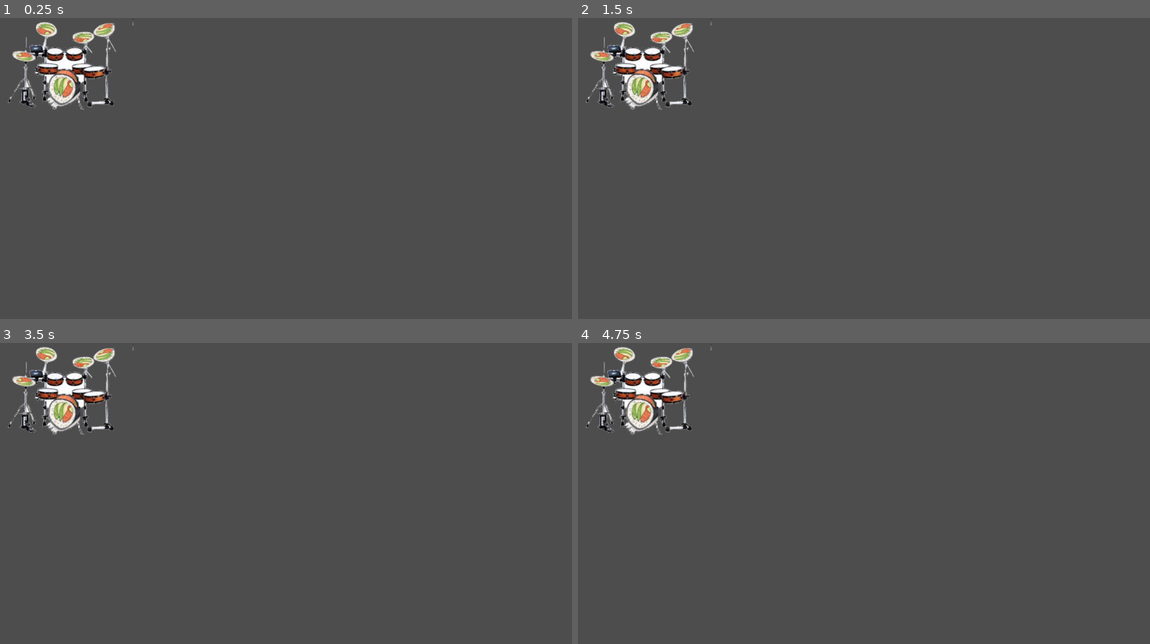
Above: before the commit, frames 1-4 (two rows, left to right).
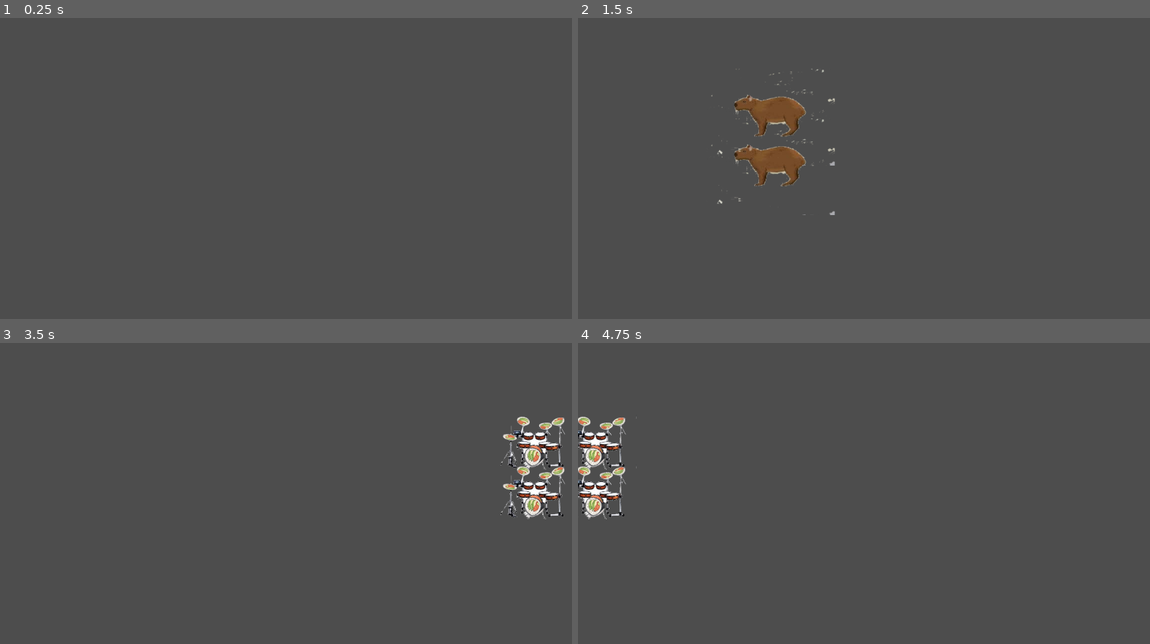
Above: after the commit, the same moments.

Repository: lorh4n/GanaJam
Game: Godot game, scene res://animations/objetos/test.tscn
Same seed, same stepped clock (60 frames per second), same inputs: the game is played once before the commit and once after it. This scene is started directly instead of the project's main scene.
Inputs:
- Up to frame 1 (0.25 s): no input
- Up to frame 2 (1.5 s): tap Enter (ui_accept) at 0.5, 0.77 s; hold Right (ui_right) from 0.53 s (still down)
- Up to frame 3 (3.5 s): tap Enter (ui_accept) at 1.52, 2.75, 3.02 s; release Right (ui_right) at 2.03 s; hold Left (ui_left) 2.03-2.78 s; hold Right (ui_right) from 2.78 s (still down)
- Up to frame 4 (4.75 s): tap Enter (ui_accept) at 3.77, 4.52 s; release Right (ui_right) at 4.28 s; hold Left (ui_left) from 4.28 s (still down)

The runs differ from the first frame. In frame 1, 2.4% of the frame differs, in the area x 1-24%, y 1-31%; in frame 2, 4.5%, in the area x 1-45%, y 1-66%; in frame 3, 4.2%; in frame 4, 3.9%.

Commit message:
History add

Diff:
--- a/snakewithrapadura/Scenes/NormalGame.tscn
+++ b/snakewithrapadura/Scenes/NormalGame.tscn
@@ -1,83 +1,11 @@
+[gd_scene load_steps=3 format=3 uid="uid://di2ovnknppthq"]
 
-[gd_scene load_steps=14 format=3 uid="uid://csbx5pbdwm3vu"]
+[ext_resource type="PackedScene" uid="uid://c35ndtonhbi62" path="res://Scenes/player.tscn" id="1_sm7en"]
+[ext_resource type="PackedScene" uid="uid://b4a2kummsd4x8" path="res://Scenes/game_controller.tscn" id="2_sm7en"]
 
-[ext_resource type="Script" uid="uid://ddu4tswvxe5fe" path="res://Scenes/player.gd" id="1_5x4x5"]
-[ext_resource type="Texture2D" uid="uid://cbu75ryxxij8c" path="res://assets/CobraAndando.png" id="1_fgljv"]
-[ext_resource type="PackedScene" uid="uid://dq3etdnral8sb" path="res://Scenes/background_controller.tscn" id="3_24vhe"]
-[ext_resource type="PackedScene" uid="uid://b4a2kummsd4x8" path="res://Scenes/game_controller.tscn" id="4_rqm4r"]
-[ext_resource type="Script" uid="uid://c25t3mc3so0ru" path="res://Scripts/spawner.gd" id="5_rqm4r"]
-[ext_resource type="Script" uid="uid://dompb5s6oukwi" path="res://Scripts/game_controller.gd" id="5_ybk2h"]
+[node name="Game" type="Node2D"]
 
-[sub_resource type="RectangleShape2D" id="RectangleShape2D_5x4x5"]
+[node name="Player" parent="." instance=ExtResource("1_sm7en")]
+position = Vector2(78, 49)
 
-[sub_resource type="Animation" id="Animation_fgljv"]
-resource_name = "Andar_da_Cobra"
-length = 5.0
-loop_mode = 1
-
-[sub_resource type="Animation" id="Animation_sm7en"]
-length = 0.001
-
-[sub_resource type="AnimationLibrary" id="AnimationLibrary_5x4x5"]
-_data = {
-&"Andar_da_Cobra": SubResource("Animation_fgljv"),
-&"RESET": SubResource("Animation_sm7en")
-}
-
-[sub_resource type="Animation" id="Animation_jujb6"]
-resource_name = "SpawnTimeline"
-length = 210.0
-tracks/0/type = "method"
-tracks/0/imported = false
-tracks/0/enabled = true
-tracks/0/path = NodePath("Node")
-tracks/0/interp = 1
-tracks/0/loop_wrap = true
-tracks/0/keys = {
-"times": PackedFloat32Array(3.13333),
-"transitions": PackedFloat32Array(1),
-"values": [{
-"args": [&"TIPO1", 0],
-"method": &"spawnar"
-}]
-}
-
-[sub_resource type="AnimationLibrary" id="AnimationLibrary_ybk2h"]
-_data = {
-&"SpawnTimeline": SubResource("Animation_jujb6")
-}
-
-
-[sub_resource type="RectangleShape2D" id="RectangleShape2D_24vhe"]
-size = Vector2(1196, 24.5)
-
-[node name="Node2D" type="Node2D"]
-
-[node name="Player" parent="." instance=ExtResource("1_24vhe")]
-position = Vector2(585, 508.09)
-
-[node name="BackgroundController" parent="." node_paths=PackedStringArray("game_controller") instance=ExtResource("3_24vhe")]
-game_controller = NodePath("../GameController")
-
-[node name="GameController" parent="." instance=ExtResource("4_rqm4r")]
-script = ExtResource("5_ybk2h")
-
-[node name="Spawner" type="AnimationPlayer" parent="GameController"]
-libraries = {
-&"": SubResource("AnimationLibrary_ybk2h")
-}
-
-[node name="Node" type="Node" parent="GameController"]
-script = ExtResource("5_rqm4r")
-
-[node name="CollisionUp" type="StaticBody2D" parent="."]
-
-[node name="CollisionShape2D" type="CollisionShape2D" parent="CollisionUp"]
-position = Vector2(594, 425)
-shape = SubResource("RectangleShape2D_24vhe")
-
-[node name="CollisionDown" type="StaticBody2D" parent="."]
-
-[node name="CollisionShape2D" type="CollisionShape2D" parent="CollisionDown"]
-position = Vector2(596, 635)
-shape = SubResource("RectangleShape2D_24vhe")
+[node name="GameController" parent="." instance=ExtResource("2_sm7en")]
--- a/snakewithrapadura/Scenes/game_controller.tscn
+++ b/snakewithrapadura/Scenes/game_controller.tscn
@@ -1,9 +1,7 @@
-
 [gd_scene load_steps=3 format=3 uid="uid://b4a2kummsd4x8"]
 
-[ext_resource type="Script" uid="uid://dbxv6necgs8xv" path="res://Scenes/game_controller.gd" id="1_nqxm2"]
+[ext_resource type="Script" path="res://Scenes/game_controller.gd" id="1_nqxm2"]
 [ext_resource type="AudioStream" uid="uid://8y5pgvlnhb6d" path="res://sound/MusicaPrincipal.mp3" id="2_kx2cw"]
-
 
 [node name="GameController" type="Node"]
 script = ExtResource("1_nqxm2")
--- /dev/null
+++ b/snakewithrapadura/Scenes/history.gd
@@ -0,0 +1,11 @@
+extends Control
+
+
+# Called when the node enters the scene tree for the first time.
+func _ready() -> void:
+	$Ani
+
+
+# Called every frame. 'delta' is the elapsed time since the previous frame.
+func _process(delta: float) -> void:
+	pass
--- /dev/null
+++ b/snakewithrapadura/Scenes/history.tscn
@@ -0,0 +1,49 @@
+[gd_scene load_steps=6 format=3 uid="uid://l2ihdh6n2hkr"]
+
+[ext_resource type="Script" uid="uid://dw3g1n7t674hb" path="res://Scenes/history.gd" id="1_pyrfq"]
+[ext_resource type="Texture2D" uid="uid://cjdl6os2mvdbv" path="res://assets/Testes/HistoryBg.jpg" id="2_oig27"]
+[ext_resource type="Texture2D" uid="uid://c5dco72eoiesb" path="res://assets/Testes/HistoryPaper.png" id="3_0uxmr"]
+
+[sub_resource type="Animation" id="Animation_d85y4"]
+resource_name = "History"
+tracks/0/type = "value"
+tracks/0/imported = false
+tracks/0/enabled = true
+tracks/0/path = NodePath("HistoryPaper:modulate")
+tracks/0/interp = 1
+tracks/0/loop_wrap = true
+tracks/0/keys = {
+"times": PackedFloat32Array(),
+"transitions": PackedFloat32Array(),
+"update": 0,
+"values": []
+}
+
+[sub_resource type="AnimationLibrary" id="AnimationLibrary_i534w"]
+_data = {
+&"History": SubResource("Animation_d85y4")
+}
+
+[node name="History" type="Control"]
+layout_mode = 3
+anchors_preset = 15
+anchor_right = 1.0
+anchor_bottom = 1.0
+grow_horizontal = 2
+grow_vertical = 2
+script = ExtResource("1_pyrfq")
+
+[node name="HistoryBg" type="Sprite2D" parent="."]
+position = Vector2(574.25, 331)
+scale = Vector2(0.385167, 0.315)
+texture = ExtResource("2_oig27")
+
+[node name="HistoryPaper" type="Sprite2D" parent="."]
+position = Vector2(592, 328)
+scale = Vector2(1.73889, 1.73889)
+texture = ExtResource("3_0uxmr")
+
+[node name="AnimationPlayer" type="AnimationPlayer" parent="."]
+libraries = {
+&"": SubResource("AnimationLibrary_i534w")
+}
--- a/snakewithrapadura/Scenes/objeto.gd
+++ b/snakewithrapadura/Scenes/objeto.gd
@@ -1,7 +1,7 @@
 extends CharacterBody2D
 
 
-const SPEED = 10000.0
+const SPEED = 50000.0
 var direction = -1
 
 func _physics_process(delta: float) -> void:
--- a/snakewithrapadura/Scripts/spawner.gd
+++ b/snakewithrapadura/Scripts/spawner.gd
@@ -1,41 +1,31 @@
 extends Node
 
-enum ObjectType {
-	tipo1,
+const BATERA = preload("res://Scenes/batera.tscn")
+const CAPIVARA = preload("res://Scenes/Capivara.tscn")
+
+var positions = [
+	Vector2(1152, 500),
+	Vector2(1152, 300),
+	Vector2(1152, 200)
+]
+
+var scenes = {
+	"batera": BATERA,
+	"capivara": CAPIVARA
 }
 
-const NODE_A = preload("res://animations/objetos/test.tscn")
-
-var positions = [
-	Vector2(0, 0),
-	Vector2(100, 200),
-	Vector2(300, 400)
-]
-
-func spawnar(object_type_str: String, skip_position: int) -> void:
+func spawnar(object_name: String, skip_position: int) -> void:
+	print("hello")
 	if skip_position < 1 or skip_position > 3:
 		return
 
-	# Converte a string para o valor do enum
-	var object_type: ObjectType
-	match object_type_str.to_upper():
-		"TIPO1":
-			object_type = ObjectType.tipo1
-		_:
-			print("Tipo inválido: ", object_type_str)
-			return
+	var scene = scenes.get(object_name.to_lower())
+	if not scene:
+		return
 
-	# Seleciona a cena com base no tipo
-	var node_scene
-	match object_type:
-		ObjectType.tipo1:
-			node_scene = NODE_A
-		_:
-			return
-
-	# Instancia os nós nas posições
-	for i in [0, 1, 2]:
+	for i in range(3):
 		if i + 1 != skip_position:
-			var new_node = node_scene.instantiate()
+			var new_node = scene.instantiate()
 			new_node.position = positions[i]
+			print("filho")
 			add_child(new_node)
--- a/snakewithrapadura/animations/god/god.tscn
+++ b/snakewithrapadura/animations/god/god.tscn
@@ -3,6 +3,38 @@
 [ext_resource type="Script" uid="uid://cm0se310lqcul" path="res://animations/AnimationController.gd" id="1_smtnr"]
 [ext_resource type="Texture2D" uid="uid://dp6j5e0q5nlw3" path="res://animations/god/God_sem_camisa.png" id="1_wxfk2"]
 [ext_resource type="Texture2D" uid="uid://ixtdmmvgy5rd" path="res://animations/god/camisa_of_god.png" id="3_812go"]
+
+[sub_resource type="Animation" id="Animation_rnacl"]
+resource_name = "Camisa_hide"
+length = 0.7
+tracks/0/type = "value"
+tracks/0/imported = false
+tracks/0/enabled = true
+tracks/0/path = NodePath("CamisaOfGod:position")
+tracks/0/interp = 1
+tracks/0/loop_wrap = true
+tracks/0/keys = {
+"times": PackedFloat32Array(0, 0.666667),
+"transitions": PackedFloat32Array(9.84916, 9.84916),
+"update": 0,
+"values": [Vector2(575, 350), Vector2(546, 727)]
+}
+
+[sub_resource type="Animation" id="Animation_a4c4d"]
+resource_name = "Camisa_show"
+length = 0.7
+tracks/0/type = "value"
+tracks/0/imported = false
+tracks/0/enabled = true
+tracks/0/path = NodePath("CamisaOfGod:position")
+tracks/0/interp = 1
+tracks/0/loop_wrap = true
+tracks/0/keys = {
+"times": PackedFloat32Array(0, 0.7),
+"transitions": PackedFloat32Array(9.84916, 9.84916),
+"update": 0,
+"values": [Vector2(546, 727), Vector2(575, 350)]
+}
 
 [sub_resource type="Animation" id="Animation_kbdaa"]
 resource_name = "God_hide"
@@ -61,38 +93,6 @@
 "values": [Vector2(546, 727)]
 }
 
-[sub_resource type="Animation" id="Animation_a4c4d"]
-resource_name = "Camisa_show"
-length = 0.7
-tracks/0/type = "value"
-tracks/0/imported = false
-tracks/0/enabled = true
-tracks/0/path = NodePath("CamisaOfGod:position")
-tracks/0/interp = 1
-tracks/0/loop_wrap = true
-tracks/0/keys = {
-"times": PackedFloat32Array(0, 0.7),
-"transitions": PackedFloat32Array(9.84916, 9.84916),
-"update": 0,
-"values": [Vector2(546, 727), Vector2(575, 350)]
-}
-
-[sub_resource type="Animation" id="Animation_rnacl"]
-resource_name = "Camisa_hide"
-length = 0.7
-tracks/0/type = "value"
-tracks/0/imported = false
-tracks/0/enabled = true
-tracks/0/path = NodePath("CamisaOfGod:position")
-tracks/0/interp = 1
-tracks/0/loop_wrap = true
-tracks/0/keys = {
-"times": PackedFloat32Array(0, 0.666667),
-"transitions": PackedFloat32Array(9.84916, 9.84916),
-"update": 0,
-"values": [Vector2(575, 350), Vector2(546, 727)]
-}
-
 [sub_resource type="AnimationLibrary" id="AnimationLibrary_kbdaa"]
 _data = {
 &"Camisa_hide": SubResource("Animation_rnacl"),
--- /dev/null
+++ b/snakewithrapadura/animations/objetos/test.gd
@@ -0,0 +1,11 @@
+extends Node2D
+
+
+# Called when the node enters the scene tree for the first time.
+func _ready() -> void:
+	$AnimationPlayer.play("new_animation")
+
+
+# Called every frame. 'delta' is the elapsed time since the previous frame.
+func _process(delta: float) -> void:
+	pass
--- a/snakewithrapadura/animations/objetos/test.tscn
+++ b/snakewithrapadura/animations/objetos/test.tscn
@@ -1,9 +1,44 @@
-[gd_scene load_steps=2 format=3 uid="uid://b8ph4yvbdhph0"]
+[gd_scene load_steps=5 format=3 uid="uid://b8ph4yvbdhph0"]
 
-[ext_resource type="Texture2D" uid="uid://d26kx87k3c33w" path="res://assets/Objects/Bateria.png" id="1_7sb34"]
+[ext_resource type="Script" uid="uid://c25t3mc3so0ru" path="res://Scripts/spawner.gd" id="1_7sb34"]
+[ext_resource type="Script" uid="uid://btt5kwtfd74x" path="res://animations/objetos/test.gd" id="1_fsqg6"]
+
+[sub_resource type="Animation" id="Animation_7sb34"]
+resource_name = "new_animation"
+length = 10.0
+tracks/0/type = "method"
+tracks/0/imported = false
+tracks/0/enabled = true
+tracks/0/path = NodePath("Controller")
+tracks/0/interp = 1
+tracks/0/loop_wrap = true
+tracks/0/keys = {
+"times": PackedFloat32Array(0.566667, 3.4, 6.23333),
+"transitions": PackedFloat32Array(1, 1, 1),
+"values": [{
+"args": ["capivara", 1],
+"method": &"spawnar"
+}, {
+"args": ["batera", 1],
+"method": &"spawnar"
+}, {
+"args": ["capivara", 2],
+"method": &"spawnar"
+}]
+}
+
+[sub_resource type="AnimationLibrary" id="AnimationLibrary_fsqg6"]
+_data = {
+&"new_animation": SubResource("Animation_7sb34")
+}
 
 [node name="Node2D" type="Node2D"]
+script = ExtResource("1_fsqg6")
 
-[node name="Sprite2D" type="Sprite2D" parent="."]
-position = Vector2(141, 94)
-texture = ExtResource("1_7sb34")
+[node name="Controller" type="Node2D" parent="."]
+script = ExtResource("1_7sb34")
+
+[node name="AnimationPlayer" type="AnimationPlayer" parent="."]
+libraries = {
+&"": SubResource("AnimationLibrary_fsqg6")
+}
Not shown, added: snakewithrapadura/Scenes/history.gd.uid
Not shown, added: snakewithrapadura/animations/objetos/test.gd.uid
Binary file added: snakewithrapadura/assets/Objects/PF.png
Not shown, added: snakewithrapadura/assets/Objects/PF.png.import
Binary file added: snakewithrapadura/assets/Testes/HistoryBg.jpg
Not shown, added: snakewithrapadura/assets/Testes/HistoryBg.jpg.import
Binary file added: snakewithrapadura/assets/Testes/HistoryPaper.png
Not shown, added: snakewithrapadura/assets/Testes/HistoryPaper.png.import
